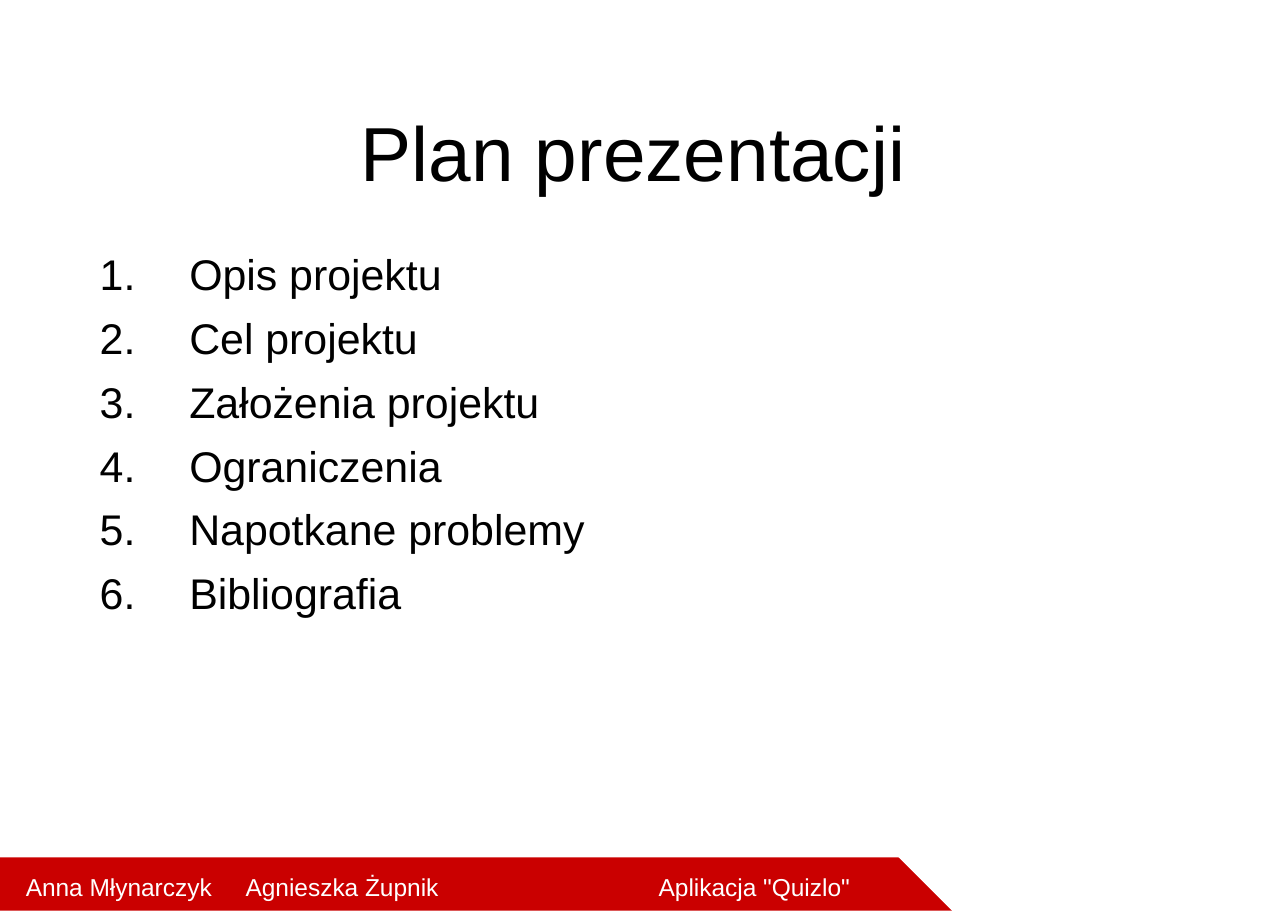
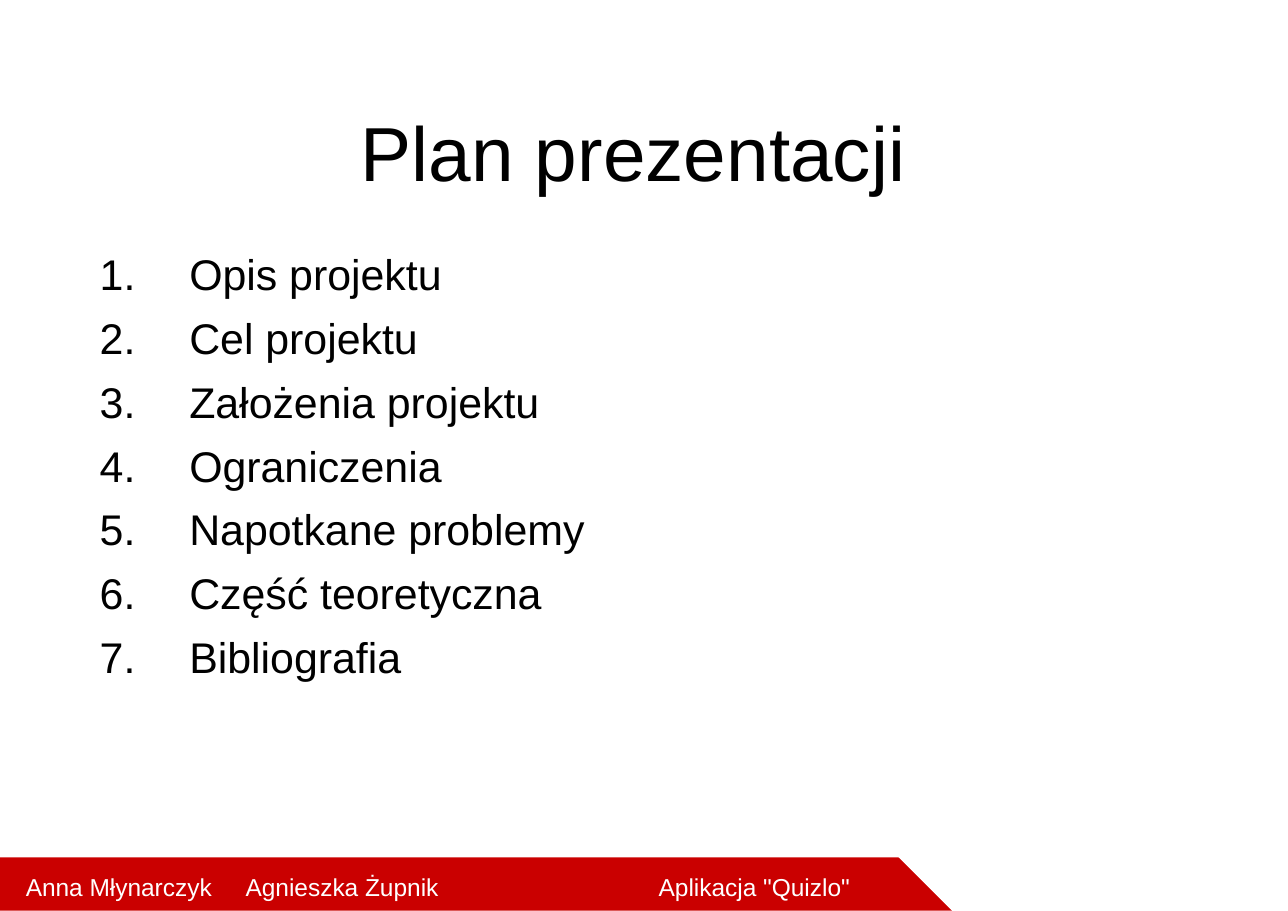
Before and after one commit to agnieszkowe/ProjektQuizlo, a slide deck: slide 2 of Quizlo.pptx. Drawn at 1288x911 pixels with LibreOffice and Linux fonts; fonts in the diff are those of the drawing; background and template pictures are left out. Boxes give left, top, right and bottom in pixels: in the first picture for what was removed or moved away, otherwise in the second. Text is boxed around its words. In the diff, an @@ line names an element or a change of style, - is before the commit and + after.

```diff
--- a/Quizlo.pptx
+++ b/Quizlo.pptx
@@ text at bbox=[189, 577, 541, 618]: paragraph added @@
+6. Część teoretyczna
```
Also in this commit, not shown: 4 other slides changed, 8 slides added.
